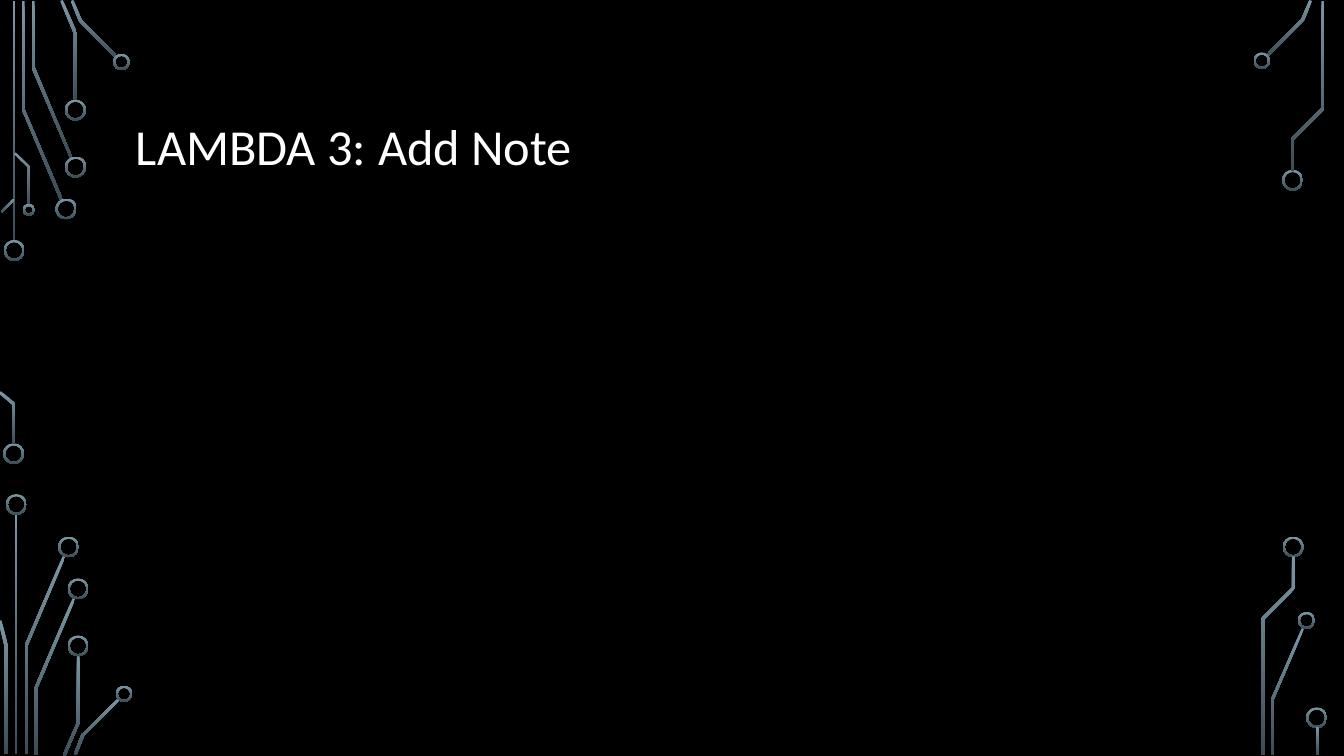
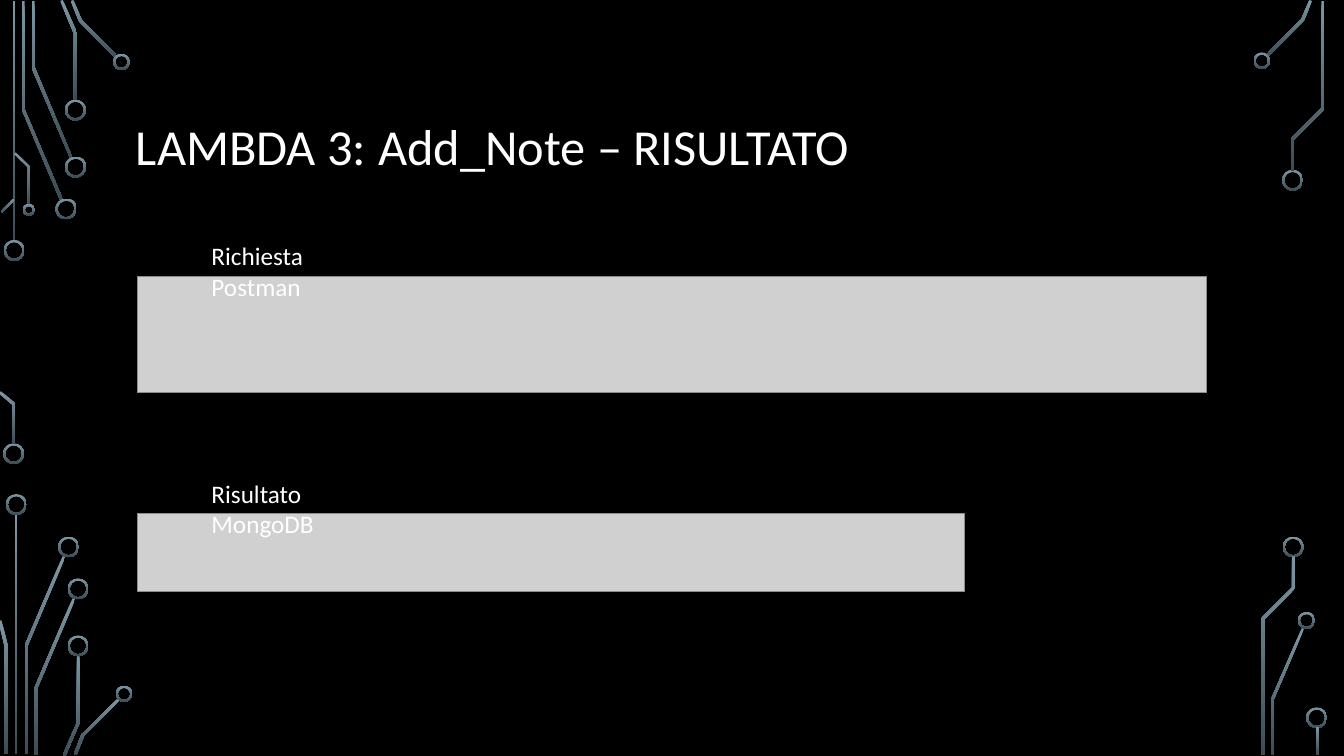
Before and after one commit to carraraFederico/TEDxLearn_ProgettoCloudMobile_2024, a slide deck: slide 8 of Presentazioni/TEDxLearn_part3.pptx. Drawn at 1344x756 pixels with LibreOffice and Linux fonts; fonts in the diff are those of the drawing; grey boxes stand for pictures; background and template pictures are left out. Boxes give left, top, right and bottom in pixels: in the first picture for what was removed or moved away, otherwise in the second. Text is boxed around its words. In the diff, an @@ line names an element or a change of style, - is before the commit and + after.

```diff
--- a/Presentazioni/TEDxLearn_part3.pptx
+++ b/Presentazioni/TEDxLearn_part3.pptx
@@ title at box(136, 130, 849, 172): text changed @@
-LAMBDA 3: Add Note
+LAMBDA 3: Add_Note – RISULTATO
@@ text added at box(211, 247, 302, 296), 18 pt, text #FFFFFF @@
+Richiesta Postman
@@ picture added at box(137, 276, 1207, 393) @@
@@ text added at box(211, 485, 313, 537), 18 pt, text #FFFFFF @@
+Risultato MongoDB
@@ picture added at box(137, 514, 965, 592) @@
```
Also in this commit, not shown: 6 other slides changed, 1 slide added, 1 slide removed.
